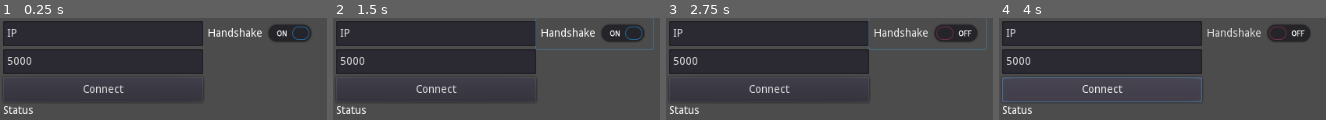
Above: before the commit, frames 1-4 (left to right).
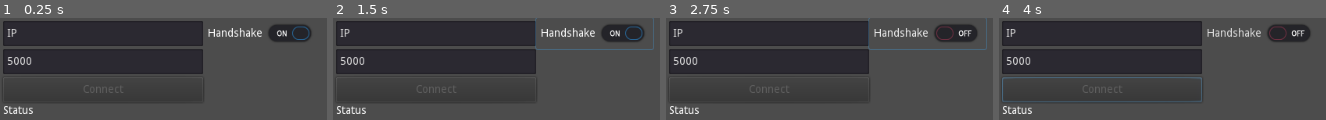
Above: after the commit, the same moments.

Repository: thimenesup/GodotNatTraversal
Game: Godot game, scene res://main.tscn
The game is run twice, just before and just after one commit, with the same random seed, the same clock (stepped at 60 frames per second) and the same inputs.
Inputs (mouse positions are in pixels of both pictures, inside the frame that each line leads up to):
- Up to frame 1 (0.25 s): no input
- Up to frame 2 (1.5 s): click "Handshake" at 0.5 s; click "Handshake" at 1.25 s
- Up to frame 3 (2.75 s): click "Handshake" at 2 s
- Up to frame 4 (4 s): click (1103, 89) at 2.75 s, where only the run before the commit has a clickable "Connect"

The runs differ from the first frame. In frame 1, 0.5% of the frame differs, in the area x 25-38%, y 65-74%; in frame 2, 0.5%; in frame 3, 0.5%; in frame 4, 0.6%.

Commit message:
Use correct function to get the LAN IP

Diff:
--- a/main.tscn
+++ b/main.tscn
@@ -8,7 +8,7 @@
 
 onready var status : Label = $Status as Label
 
-var enable_server : bool = false
+var enable_server : bool = true
 
 var udp_handshake : bool = true
 
@@ -70,7 +70,7 @@
 #Client
 func _connected_to_server():
 	status.text = \"Connected to server\"
-	var lan_ip = IP.get_local_addresses()
+	var lan_ip = get_ipv4_lan_ip()
 	rpc_id(1,\"request_connection\",lan_ip)
 
 func _connection_failed():
